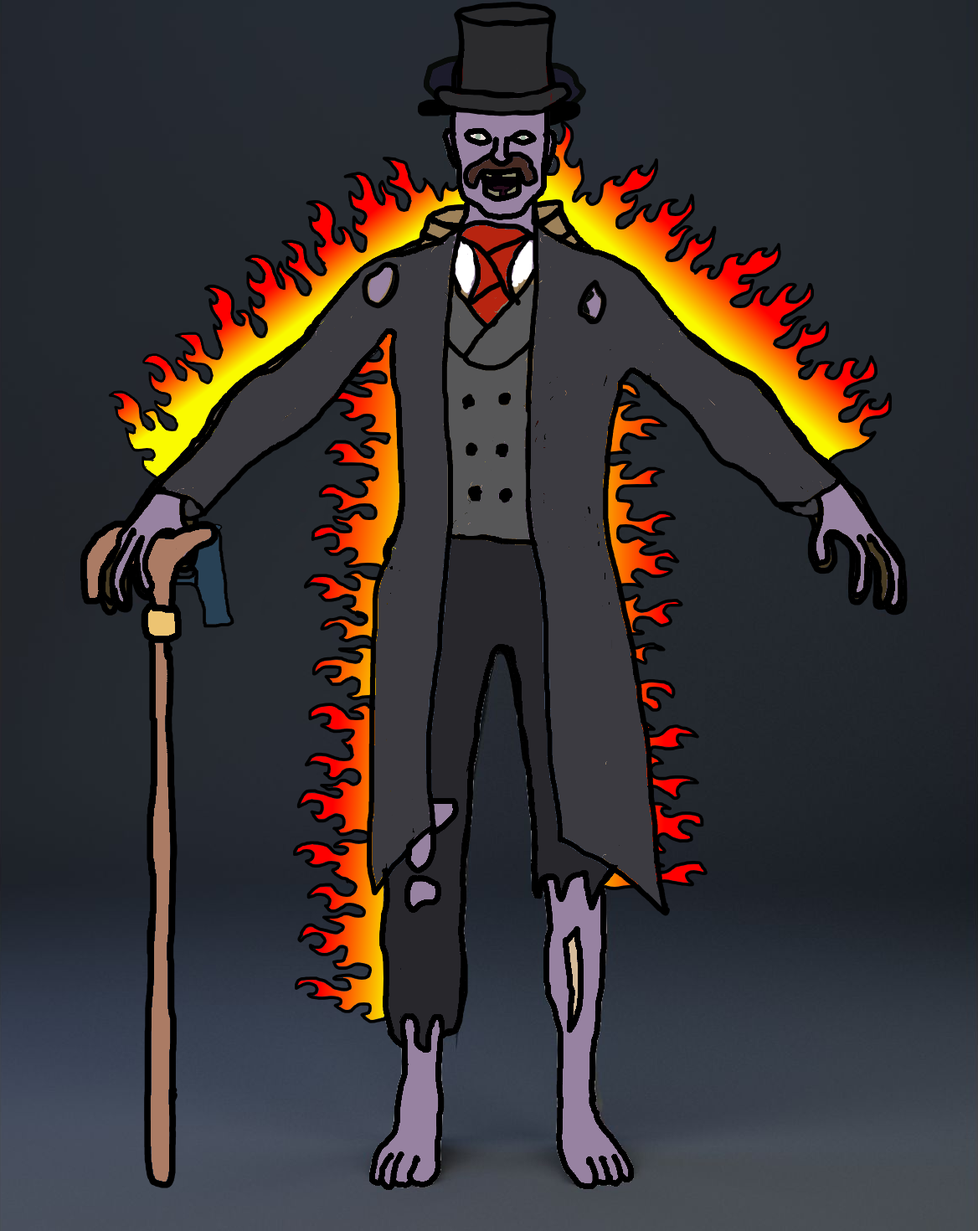
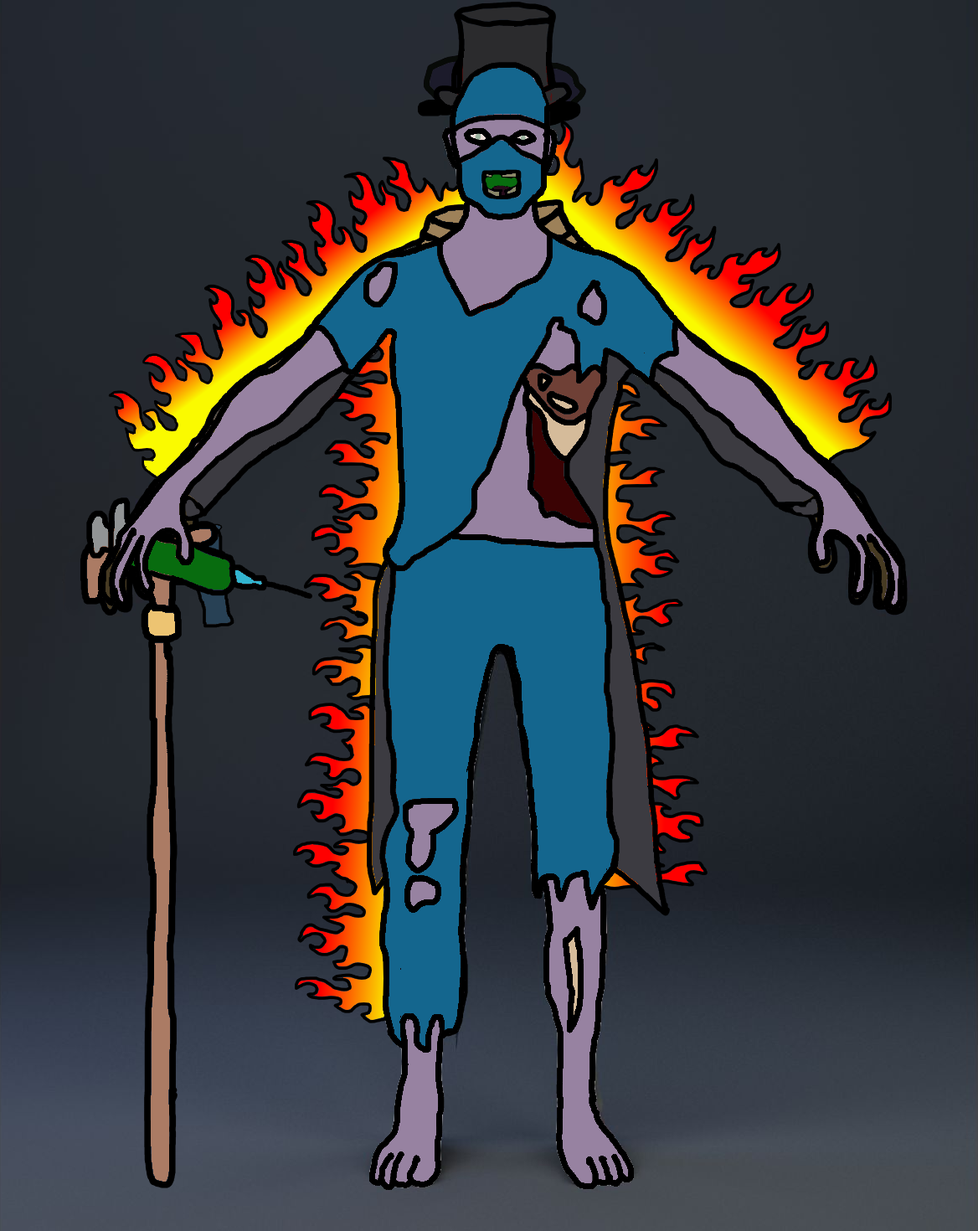
Revision of a layered 978x1231 image; what changed, layer by layer:
added layer "Copia de Zombie" above "Zombie Caballero" over [left=86, top=61, right=900, bottom=1190]
painted on "Zombie Caballero" over [left=86, top=61, right=900, bottom=1190]
painted on "Zombie Bombero" over [left=86, top=61, right=900, bottom=1190]
painted on "Zombie Policía" over [left=86, top=61, right=900, bottom=1190]
painted on "Zombie" over [left=86, top=61, right=900, bottom=1190]
painted on "Fondo" over [left=86, top=61, right=900, bottom=1190]
